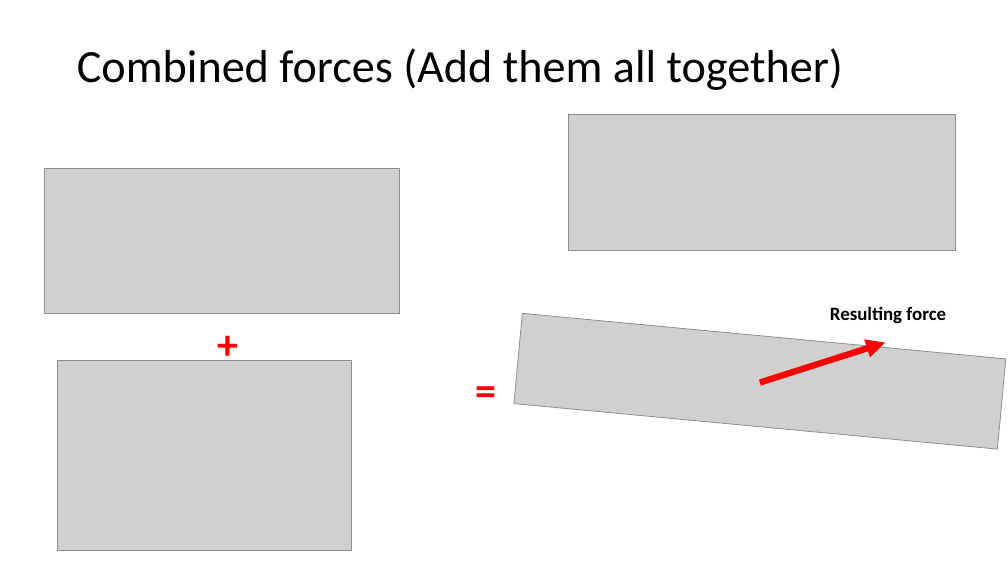
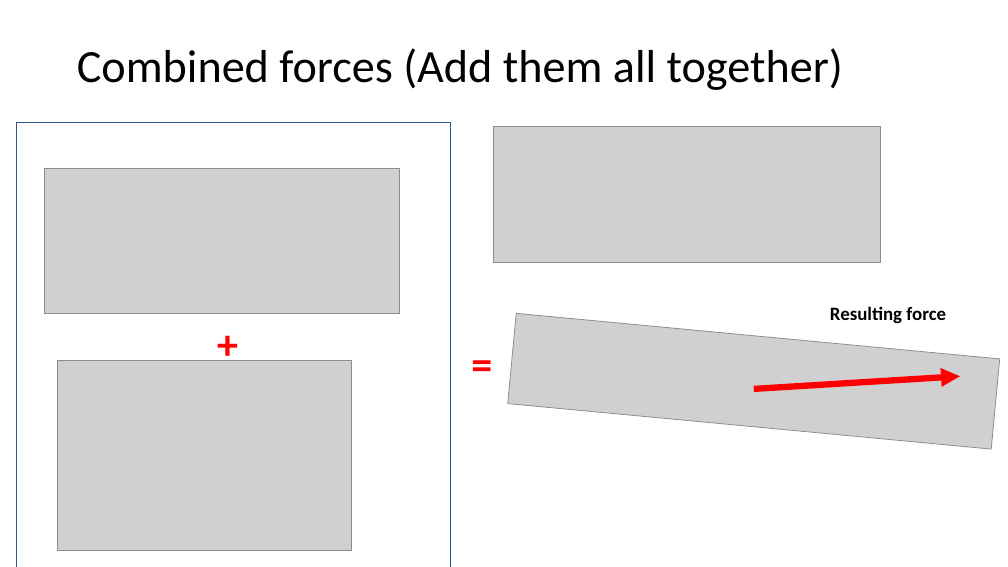
Before and after one commit to meisben/solidworks_cfd_examples, a slide deck: slide 9 of powerpoint/intro.pptx (slide 10 before the commit). Drawn at 1008x567 pixels with LibreOffice and Linux fonts; fonts in the diff are those of the drawing; grey boxes stand for pictures. Boxes give left, top, right and bottom in pixels: in the first picture for what was removed or moved away, otherwise in the second. Text is boxed around its words. In the diff, an @@ line names an element or a change of style, - is before the commit and + after.

```diff
--- a/powerpoint/intro.pptx
+++ b/powerpoint/intro.pptx
@@ rectangle added at (x1=17, y1=123, x2=451, y2=567), outline #325491 1 pt @@
@@ picture moved from (x1=569, y1=114, x2=955, y2=250) to (x1=494, y1=126, x2=880, y2=262) @@
@@ picture moved from (x1=514, y1=313, x2=1006, y2=449) to (x1=508, y1=313, x2=1000, y2=449) @@
@@ text "=" moved from (x1=468, y1=360, x2=504, y2=418) to (x1=464, y1=333, x2=501, y2=392) @@
@@ arrow moved from (760, 383) - (885, 343) to (754, 389) - (960, 377) @@
```
Also in this commit, not shown: 5 other slides changed, 1 slide removed.
